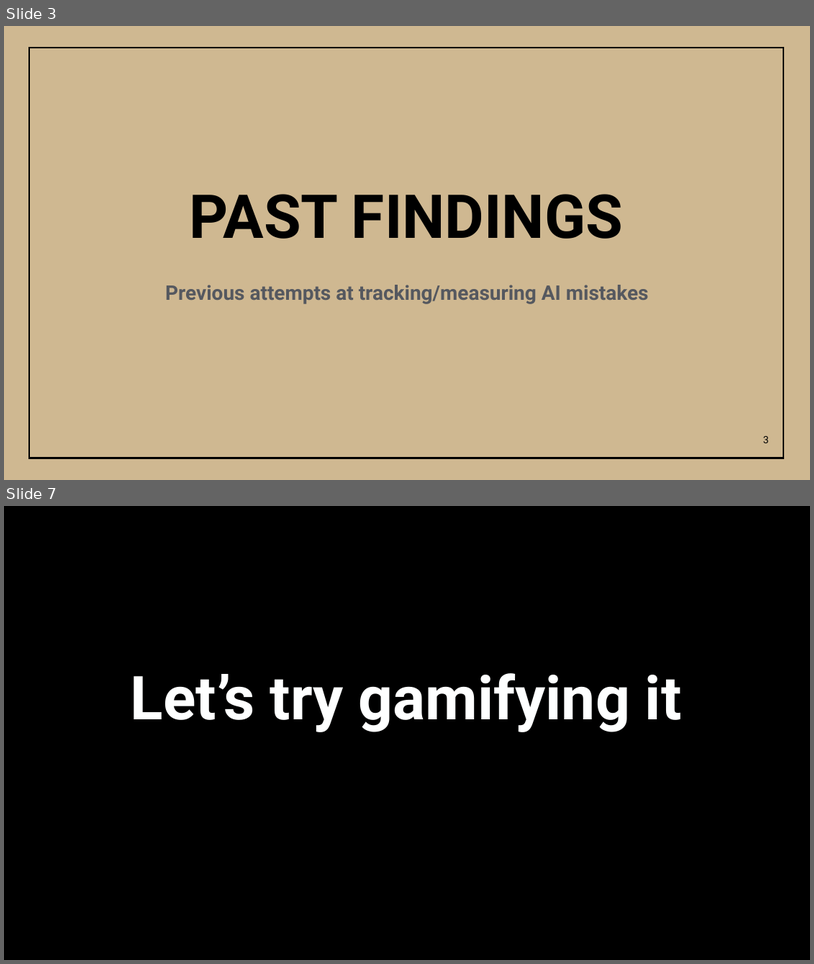
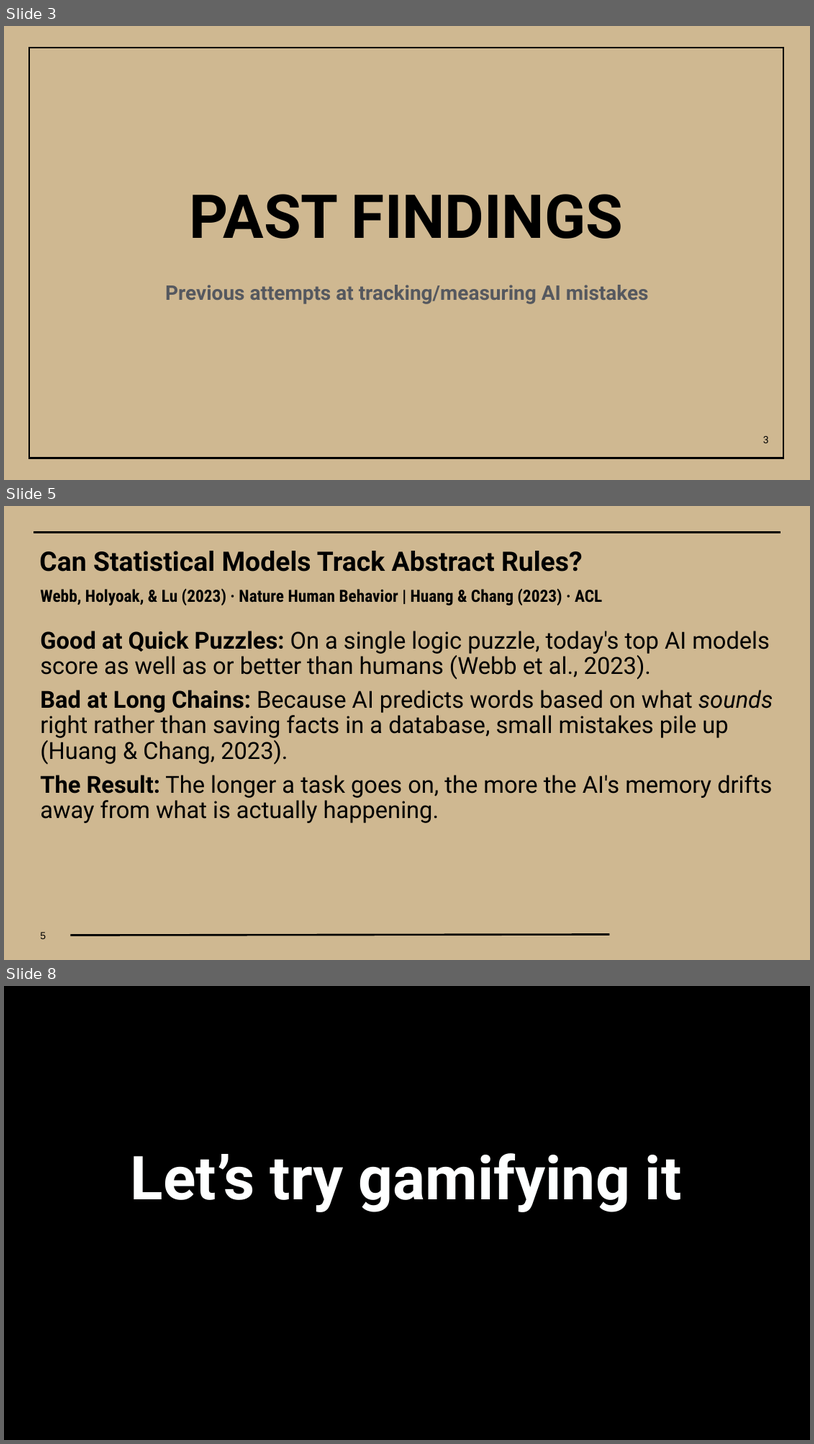
Before and after one commit to Brook-nimuit/AI_HALLUCINATION_CASCADE, a slide deck: PurdueUniversity-Presentation-Template-Widescreen-BrandFonts-2026.pptx/PurdueUniversity-Presentation-Template-Widescreen-BrandFonts-2026.pptx. Shown one above the other, each under a label of ours: slides 3 and 7 before the commit, slides 3, 5 and 8 after it; the slides between them are not shown. The pictures are 814x964 and 814x1444 pixels, drawn with LibreOffice and Linux fonts; fonts in the diff are those of the drawing; background and template pictures are left out. Boxes give left, top, right and bottom in pixels: in the first picture for what was removed or moved away, otherwise in the second. Text is boxed around its words. In the diff, an @@ line names an element or a change of style, - is before the commit and + after.

```diff
--- a/PurdueUniversity-Presentation-Template-Widescreen-BrandFonts-2026.pptx/PurdueUniversity-Presentation-Template-Widescreen-BrandFonts-2026.pptx
+++ b/PurdueUniversity-Presentation-Template-Widescreen-BrandFonts-2026.pptx/PurdueUniversity-Presentation-Template-Widescreen-BrandFonts-2026.pptx
@@ slide 5 added at (4, 506, 810, 960), background #CFB891 @@
@@ line added from (782, 532) to (34, 532), #000000 2.25 pt @@
@@ title added at (39, 551, 583, 572), 32 pt, text #000000, bold @@
+Can Statistical Models Track Abstract Rules?
@@ text added at (40, 589, 602, 605), 20 pt, text #000000, bold @@
+Webb, Holyoak, & Lu (2023) · Nature Human Behavior | Huang & Chang (2023) · ACL
@@ text added at (40, 631, 773, 823), 28 pt, text #000000 @@
+Good at Quick Puzzles: On a single logic puzzle, today's top AI models score as well as or better than humans (Webb et al., 2023).
+Bad at Long Chains: Because AI predicts words based on what sounds right rather than saving facts in a database, small mistakes pile up (Huang & Chang, 2023).
+The Result: The longer a task goes on, the more the AI's memory drifts away from what is actually happening.
@@ page number added at (40, 932, 46, 939), 12 pt, text #000000 @@
+5
@@ line added from (610, 934) to (70, 935), #000000 2.25 pt @@
@@ what was slide 7 is now slide 8 @@
```
Also in this commit, not shown: 10 slides changed, 7 other slides added, 24 slides removed, 16 other files.
